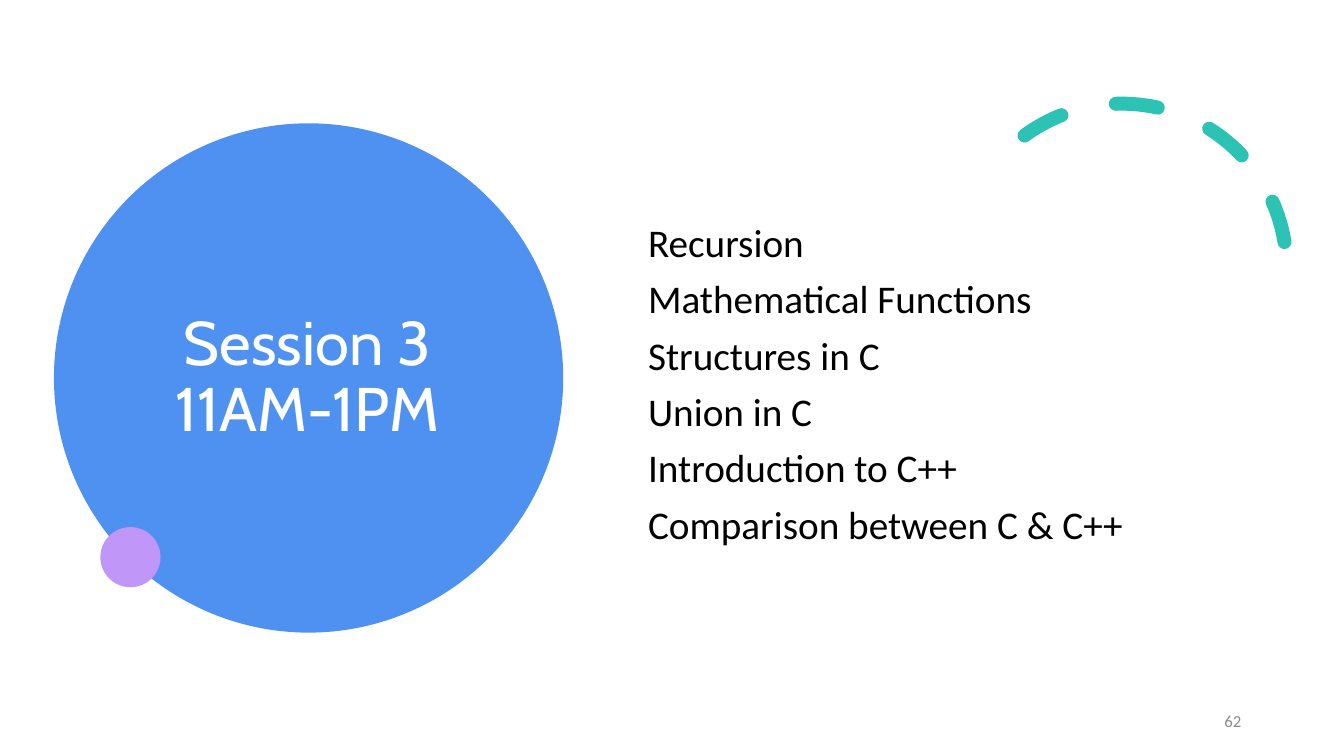
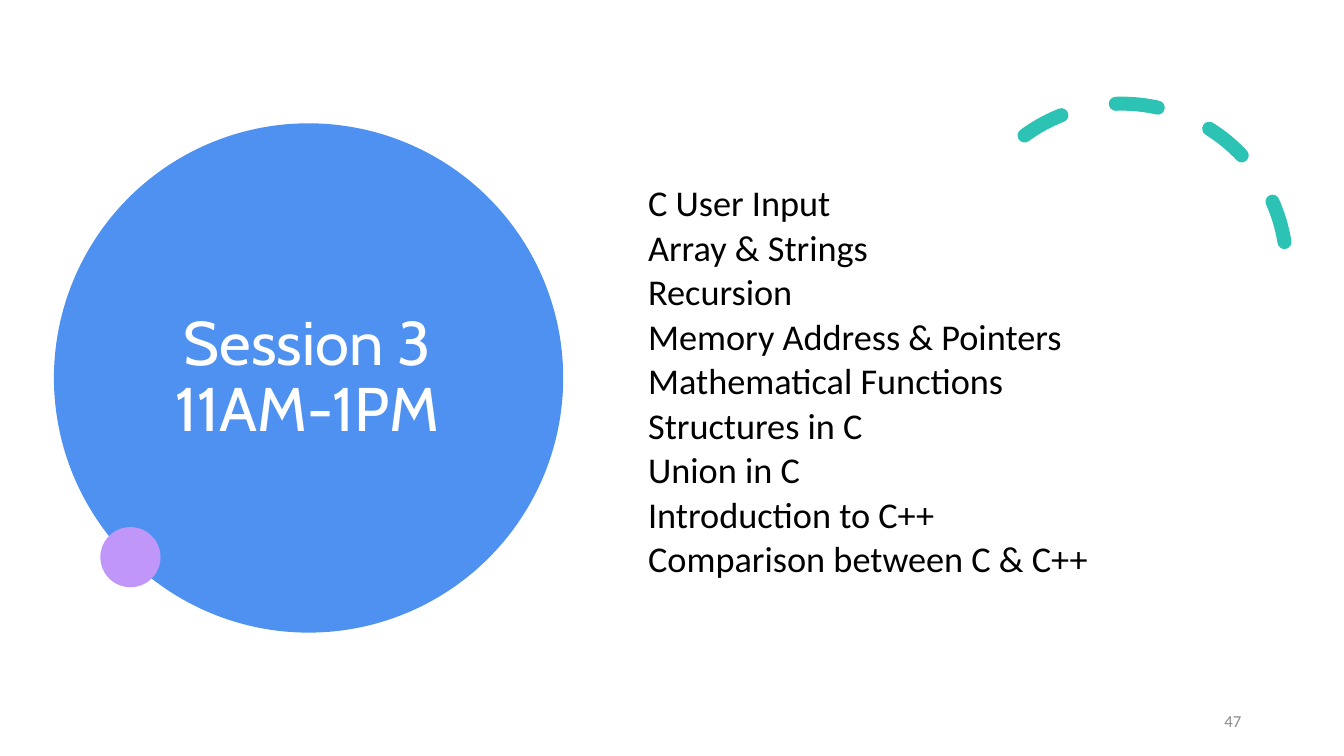
Before and after one commit to piyushtanksale00/TCOERWorkshop, a slide deck: slide 47 of C Programming Workshop.pptx (slide 62 before the commit). Drawn at 1344x756 pixels with LibreOffice and Linux fonts; fonts in the diff are those of the drawing. Boxes give left, top, right and bottom in pixels: in the first picture for what was removed or moved away, otherwise in the second. Text is boxed around its words. In the diff, an @@ line names an element or a change of style, - is before the commit and + after.

```diff
--- a/C Programming Workshop.pptx
+++ b/C Programming Workshop.pptx
@@ text at [648, 192, 868, 268]: paragraphs added @@
+C User Input
+Array & Strings
@@ text at [648, 280, 1088, 578]: size 28 to 25.9 pt in "Recursion", "Mathematical Functions", "Structures in C", "Union in C" and 2 more places; line spacing 0.9 to 0.7 @@
@@ text at [648, 324, 1061, 356]: paragraph added @@
+Memory Address & Pointers
@@ page number at [1224, 716, 1241, 727]: text changed @@
-62
+47
```
Also in this commit, not shown: 1 other slide changed, 33 slides added.
